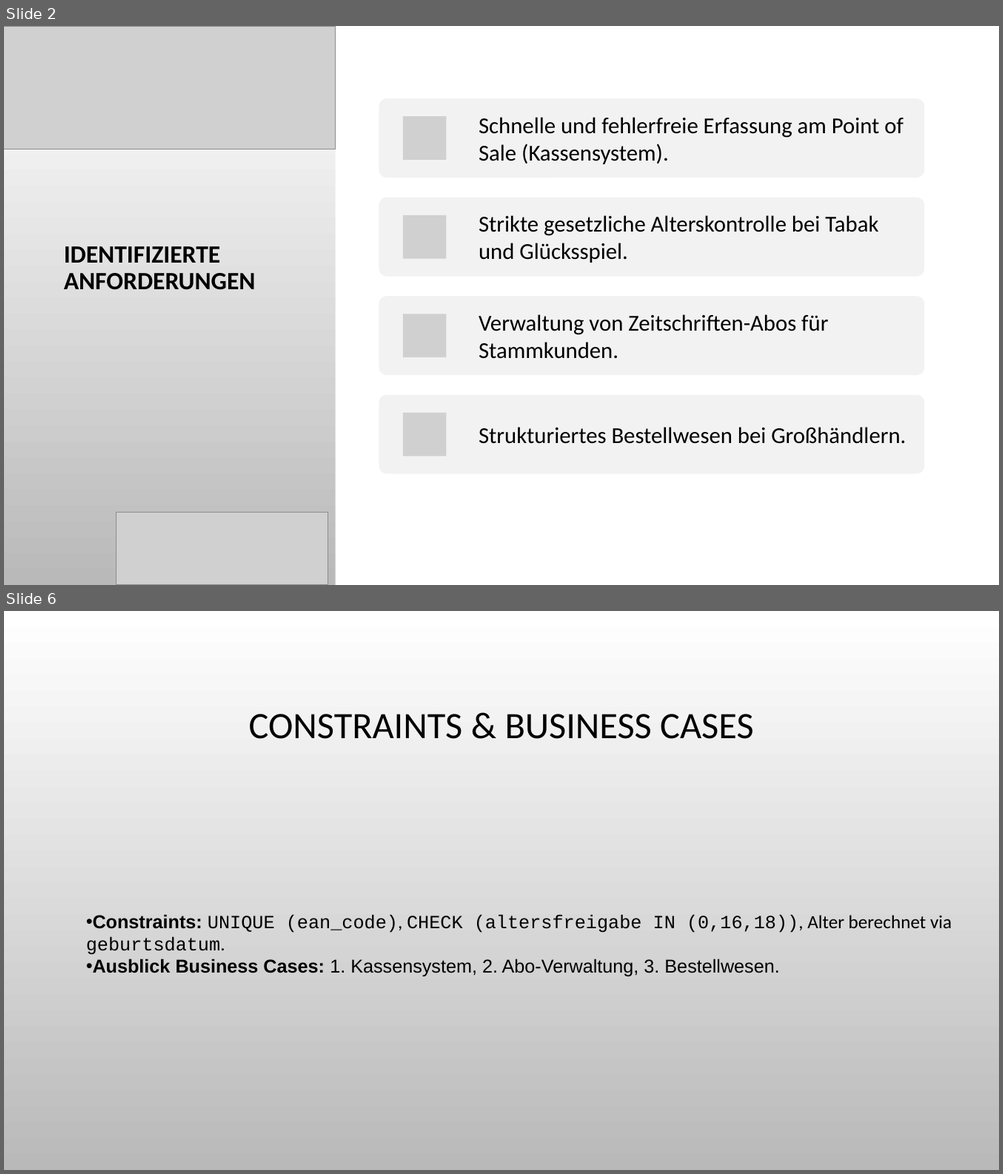
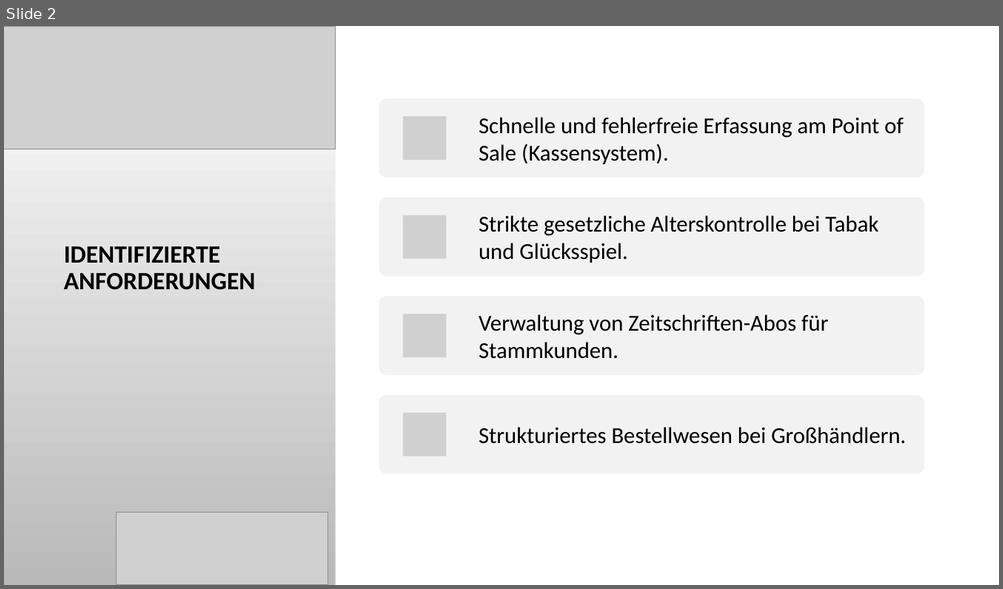
Before and after one commit to friedlmichi/TrafikDBIProjekt, a slide deck: docs/Präsentation1803.pptx. Shown one above the other, each under a label of ours: slides 2 and 6 before the commit, slide 2 after it; the slides between them are not shown. The pictures are 1003x1174 and 1003x589 pixels, drawn with LibreOffice and Linux fonts; fonts in the diff are those of the drawing; grey boxes stand for pictures; background and template pictures are left out. Boxes give left, top, right and bottom in pixels: in the first picture for what was removed or moved away, otherwise in the second. Text is boxed around its words. In the diff, an @@ line names an element or a change of style, - is before the commit and + after.

```diff
--- a/docs/Präsentation1803.pptx
+++ b/docs/Präsentation1803.pptx
@@ slide 6 removed at (4,611,999,1170), background picture (left out) @@
@@ title removed at (249,714,753,739) @@
-CONSTRAINTS & BUSINESS CASES
@@ text removed at (86,914,951,977) @@
-• Constraints: UNIQUE (ean_code), CHECK (altersfreigabe IN (0,16,18)), Alter berechnet via geburtsdatum.
-• Ausblick Business Cases: 1. Kassensystem, 2. Abo-Verwaltung, 3. Bestellwesen.
```
Also in this commit, not shown: 2 slides changed, 1 slide added, 2 other slides removed.
